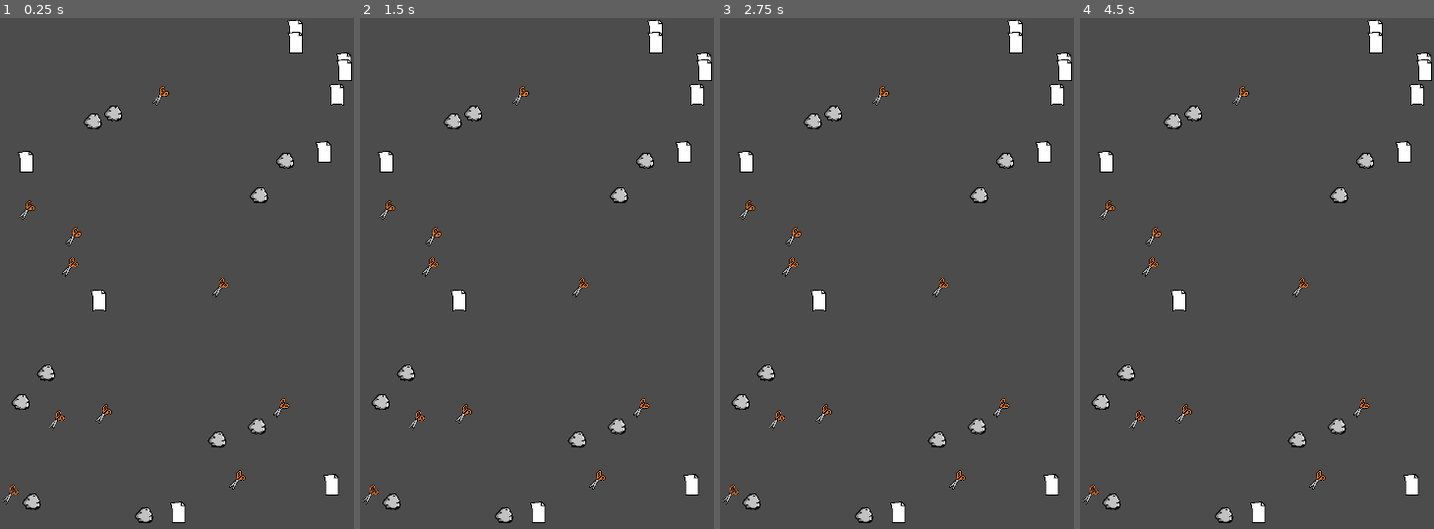
Above: before the commit, frames 1-4 (left to right).
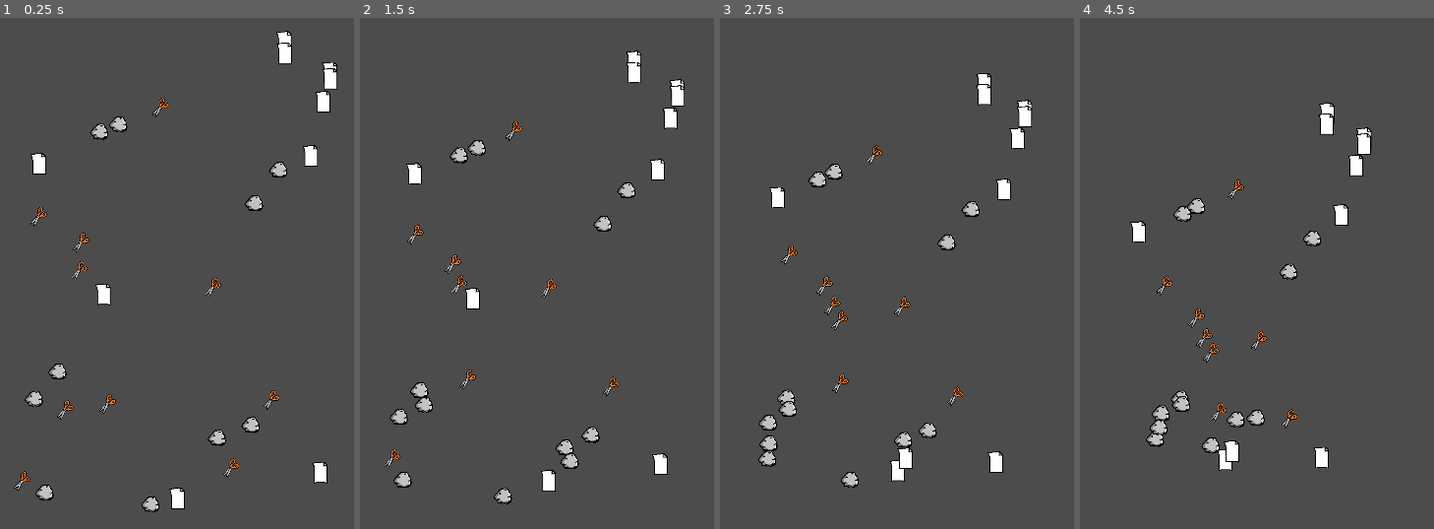
Above: after the commit, the same moments.

Repository: Earthsnake12/PiedraPapelTijera
Game: Godot game, scene res://main/main.tscn
The game is run twice, just before and just after one commit, with the same random seed, the same clock (stepped at 60 frames per second) and the same inputs.
Inputs:
- Up to frame 1 (0.25 s): no input
- Up to frame 2 (1.5 s): no input
- Up to frame 3 (2.75 s): no input
- Up to frame 4 (4.5 s): no input

The runs differ from the first frame. In frame 1, 5.6% of the frame differs, in the area x 0-100%, y 0-99%; in frame 2, 6.4%; in frame 3, 6.4%; in frame 4, 6.3%.
Error before the commit: Invalid call. Nonexistent function 'normalized' in base 'float'. (res://elemento/Elemento.gd:37)

Commit message:
Juego basico finalizado. Falta pantalla de Inicio y HUD

Diff:
--- a/elemento/Elemento.gd
+++ b/elemento/Elemento.gd
@@ -2,8 +2,7 @@
 
 export var speed = 100 # Para manejar la velocidad desde afuera
 var screen_size #Tomo el tamaño de la pantalla
-var velocity #Para guardar la velocidad
-var tipo #para guardar que tipo es
+var tipo
 
 # Es llamado cuando se instancia el objeto
 func _ready():
@@ -11,7 +10,7 @@
 	screen_size = get_viewport_rect().size #tomo el tamaño de la ventana
 
 	#lo arranco en un punto random de la pantalla
-	position = Vector2(rand_range(0, screen_size.x), rand_range(0, screen_size.y))
+	position = Vector2(rand_range(10, screen_size.x-10), rand_range(10, screen_size.y-10))
 
 	#creo el vector velocidad
 	#velocity = Vector2(rand_range(0, 1), rand_range(0, 1))
@@ -20,40 +19,28 @@
 # es llamado en cada frame. Delta es el tiempo pasado entre frame
 func _process(delta):
 
-	velocity = Vector2.ZERO
+	var velocity = Vector2.ZERO
 
 	var buscados
 	if tipo == "piedra":
+		buscados = get_tree().get_nodes_in_group("tijera")
+	elif tipo == "papel":
+		buscados = get_tree().get_nodes_in_group("piedra")
+	elif tipo == "tijera":
 		buscados = get_tree().get_nodes_in_group("papel")
-	elif tipo == "papel":
-		buscados = get_tree().get_nodes_in_group("tijera")
-	else:
-		buscados = get_tree().get_nodes_in_group("piedra")
 
 
-	for i in range(2, buscados.size()):
+	for i in range(1, buscados.size()):
+		if position.distance_to(buscados[i].position) > velocity.length():
+			velocity = position. direction_to(buscados[i].position)
 
-		var dist = position.distance_to(buscados[i].position)
-		dist = dist.normalized() / dist.length()
-		velocity += dist
-		#Vector2(1/(1+.x - position.x), 1/(1+buscados[i].position.y - position.y))
-
-	velocity = velocity.normalized() * speed
-
+	velocity *= speed
 	position += velocity * delta
-
-	"""
-	if position.x < 0 or position.x >  screen_size.x:
-		velocity.x *= -1
-		position.x += velocity.x * delta
-
-	if position.y < 0 or position.y >  screen_size.y:
-		velocity.y *= -1
-		position.y += velocity.y * delta
-	"""
 
 
 func setTipo(var eleccion_tipo):
+	if(tipo != null):
+		remove_from_group(tipo)
 	tipo = eleccion_tipo
 	$AnimatedSprite.animation = tipo
 	add_to_group(eleccion_tipo)
@@ -63,4 +50,4 @@
 	if ((tipo == "piedra" and area.tipo == "papel")
 	or (tipo == "papel" and area.tipo == "tijera")
 	or (tipo == "tijera" and area.tipo == "piedra")):
-		queue_free()
+		setTipo(area.tipo)
--- a/main/main.gd
+++ b/main/main.gd
@@ -17,3 +17,9 @@
 			elemento.setTipo("tijera")
 
 		add_child(elemento)
+
+func _process(delta):
+	print("Piedras: " + str(get_tree().get_nodes_in_group("piedra").size()))
+	print("Papeles: " + str(get_tree().get_nodes_in_group("papel").size()))
+	print("Tijeras: " + str(get_tree().get_nodes_in_group("tijera").size()))
+	print("------------------------------------------")
